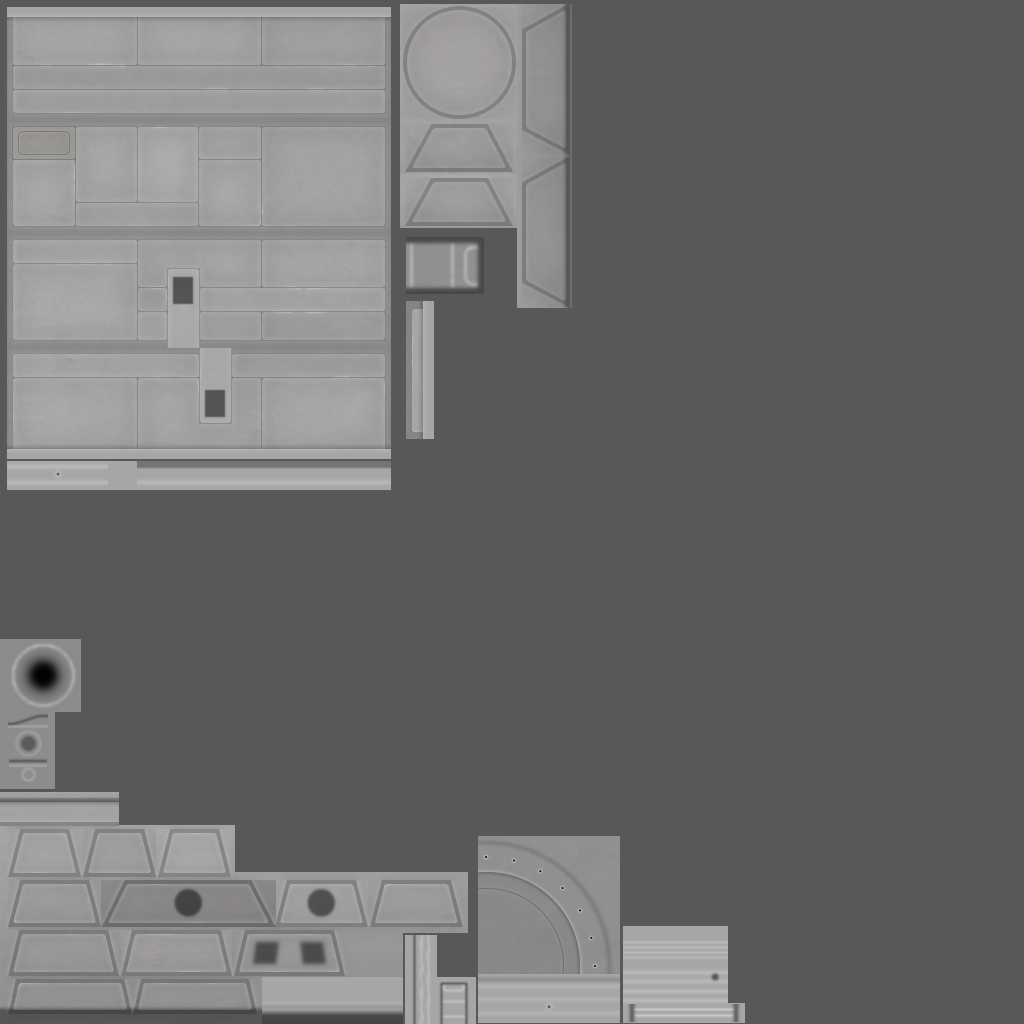
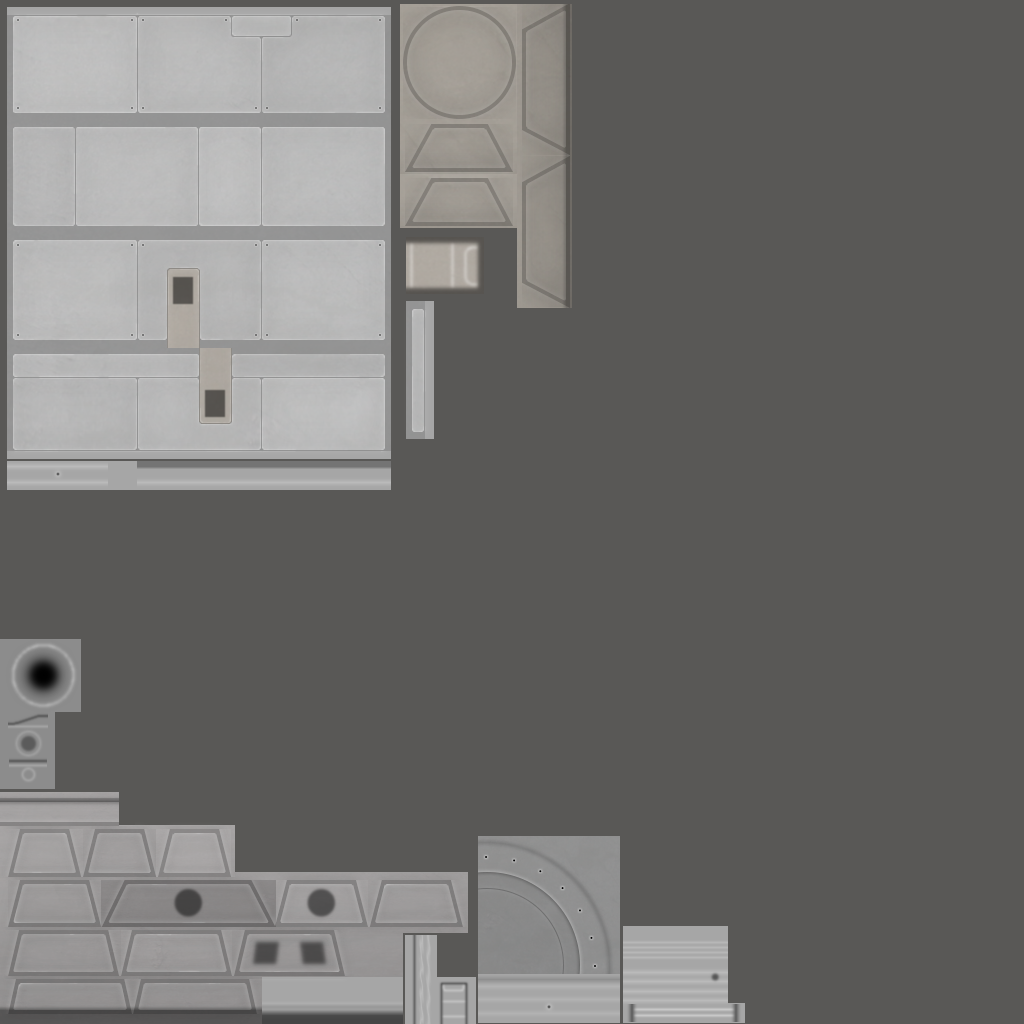
Layer changes from the first 1024 × 1024 image to the second:
"Bump High": blend normal → screen over left=407, top=240, right=481, bottom=291
removed layer "Body Detail 1 High" (was 30%) from group "LLV_G_LFO_1" over left=15, top=128, right=73, bottom=158
removed layer "Body Band" (2nd of 2, in "LLV_G_LFO_1") (was 80%) from group "LLV_G_LFO_1" over left=7, top=12, right=391, bottom=453
removed layer "Body High" (3rd of 3, in "LLV_G_LFO_1") (was 60%) from group "LLV_G_LFO_1" over left=7, top=17, right=391, bottom=449
removed layer "Body" (3rd of 3, in "LLV_G_LFO_1") (was 20%) from group "LLV_G_LFO_1" over left=7, top=17, right=391, bottom=449
removed layer "Body Higher" (3rd of 3, in "LLV_G_LFO_1") (was 60%) from group "LLV_G_LFO_1" over left=13, top=63, right=385, bottom=425
added layer "Body Bolts 1" (50%) in group "LLV_G_LFO_1" over left=17, top=19, right=381, bottom=336
added group "Body" (2nd of 3, in "LLV_G_LFO_1") (40%) with 4 layers in group "LLV_G_LFO_1" over left=7, top=7, right=452, bottom=453
"Body" (3rd of 3, in "LLV_G_LFO_1" › "Body"): opacity 20% → 100%, moved it into group "Body", painted on it over left=7, top=14, right=426, bottom=452
"Body Higher" (2nd of 2, in "LLV_G_LFO_1" › "Body"): opacity 60% → 50%, moved it into group "Body", painted on it over left=10, top=12, right=427, bottom=453
removed layer "Wear" (1st of 3) (was 20%) over left=406, top=301, right=423, bottom=439
"Body High" (2nd of 2, in "LLV_G_LFO_1" › "Body"): opacity 60% → 100%, moved it into group "Body", painted on it over left=7, top=7, right=433, bottom=453
added layer "Body Shade" (2nd of 2, in "LLV_G_LFO_1" › "Body") (50%) in group "Body" over left=13, top=16, right=452, bottom=450
painted on "Wear" (2nd of 2, in "LLV_G_LFO_1") over left=7, top=15, right=425, bottom=451
painted on "b" over left=7, top=4, right=572, bottom=451
…and 2 more changes (1 mask, 1 opacity, 1 painted, 1 removed, 1 visibility)
